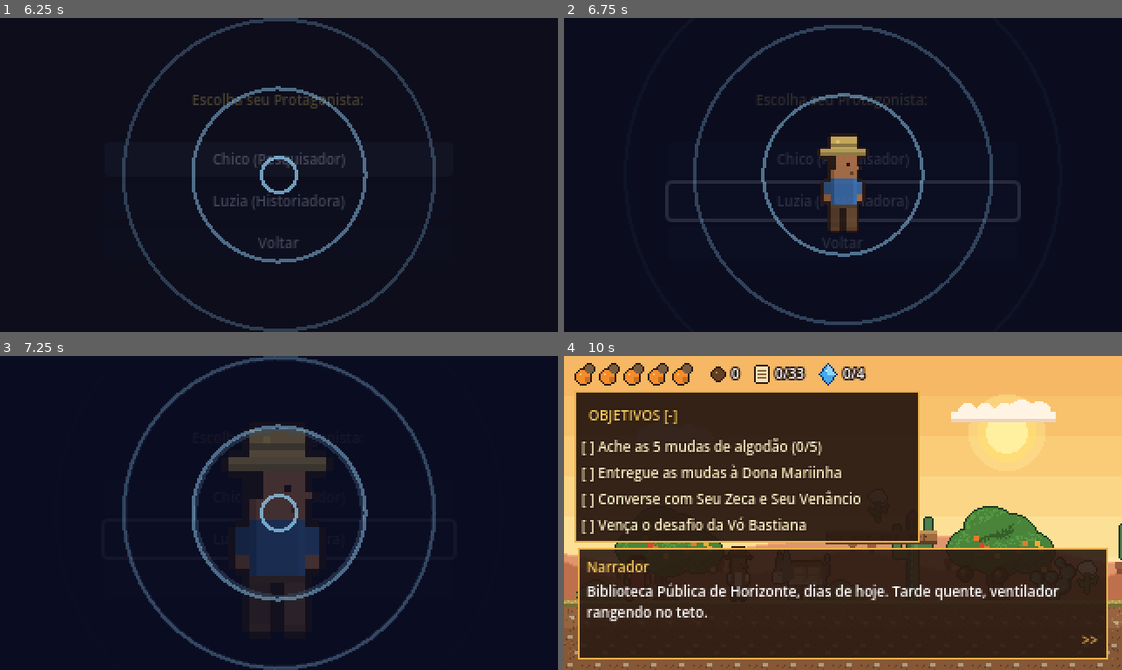
Above: before the commit, frames 1-4 (two rows, left to right).
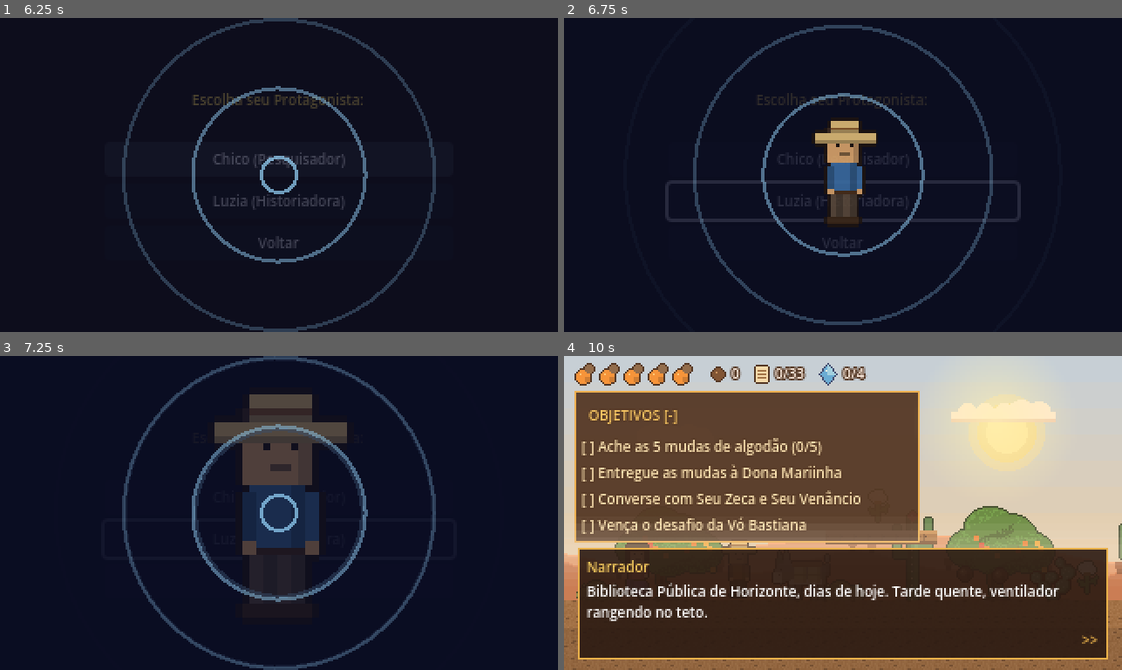
Above: after the commit, the same moments.

Repository: helicleiton/horizonte-jornada-no-tempo
Game: Godot game, scene res://scenes/ui/menu_inicial.tscn
Same seed, same stepped clock (60 frames per second), same inputs: the game is played once before the commit and once after it.
Inputs (mouse positions are in pixels of both pictures, inside the frame that each line leads up to):
- Up to frame 1 (6.25 s): click "JOGAR (FASE 1)" at 0.5 s; click "JOGAR (FASE 1)" at 1.25 s; click "ESCOLHER FASE" at 2 s; click "CRÉDITO & FONTES" at 2.75 s; click "TELA CHEIA: NÃO" at 3.5 s; click "SOM: SIM" at 4.25 s; click "NARRAÇÃO: SIM" at 5 s; click "Chico (Pesquisador)" at 5.75 s
- Up to frame 2 (6.75 s): tap Enter at 6.5 s; move the mouse to (965, 159) at 6.52 s; hold D (mover_direita) from 6.53 s (still down); hold Tab (almanaque) from 6.53 s (still down); click (965, 159) at 6.67 s
- Up to frame 3 (7.25 s): keep holding D (mover_direita); keep holding Tab (almanaque); tap Space (pular) at 6.77 s
- Up to frame 4 (10 s): release D (mover_direita) at 7.25 s; release Tab (almanaque) at 7.25 s; drag from (731, 528) to (815, 575) at 7.27 s; move the mouse to (898, 443) at 8.02 s; hold A (mover_esquerda) 8.03-8.75 s; hold M (mudo) 8.03-8.75 s; click (898, 443) at 8.17 s; drag from (815, 575) to (675, 465) at 8.77 s; move the mouse to (1010, 560) at 9.52 s; hold D (mover_direita) from 9.53 s (still down); tap Q at 9.6 s; click (1010, 560) at 9.67 s; tap Space (pular) at 9.77 s

Frame 1 is identical in both runs. In frame 2, 1.9% of the frame differs, in the area x 45-56%, y 32-69%; in frame 3, 5.7%; in frame 4, 57%, in the area x 0-100%, y 0-100%.

Commit message:
Personagens redesenhados por código (sprites detalhados) e ajustes visuais
Co-Authored-By: Claude Haiku 5.5 <noreply@anthropic.com>

Diff:
--- /dev/null
+++ b/assets/fotos/creditos.json
@@ -0,0 +1,22 @@
+{
+ "horizonte_cidade.jpg": {
+  "autor": "Macílio Gomes",
+  "licenca": "CC BY 3.0",
+  "arquivo": "File:Horizontecidade.jpg"
+ },
+ "igreja_matriz.jpg": {
+  "autor": "MACÍLIO GOMES",
+  "licenca": "CC BY 3.0",
+  "arquivo": "File:Igreja-Matriz Paróquia São João Batista - Horizonte - CE - panoramio.jpg"
+ },
+ "por_do_sol.jpg": {
+  "autor": "Migmeus AC",
+  "licenca": "CC BY-SA 3.0",
+  "arquivo": "File:Sunsethorizonte.jpg"
+ },
+ "estadio_clenilsao.jpg": {
+  "autor": "User:Mansueto77",
+  "licenca": "Public domain",
+  "arquivo": "File:Clenilsao.JPG"
+ }
+}
--- a/scripts/levels/carro_cidade.gd
+++ b/scripts/levels/carro_cidade.gd
@@ -23,6 +23,13 @@
 var _disparados := {}
 var _destino_marcado := false
 var _piscar := 0.0
+## Carros de outras pessoas na outra faixa, só para dar movimento à rua.
+var _trafego := [
+	{"x": 120.0, "faixa": 1, "v": -60.0, "cor": Color("3b6ea5")},
+	{"x": 460.0, "faixa": 1, "v": -45.0, "cor": Color("e8e2d0")},
+	{"x": 780.0, "faixa": 1, "v": -70.0, "cor": Color("2f7d4f")},
+	{"x": 1100.0, "faixa": 0, "v": -55.0, "cor": Color("d9a13b")},
+]
 
 
 func _ready() -> void:
@@ -34,6 +41,7 @@
 	_camera.limit_bottom = 200
 	add_child(_camera)
 	_camera.make_current()
+	add_child(LuzDoDia.new())
 	AudioManager.tocar_musica(MusicaFase.caminho(), -9.0)
 	AudioManager.tocar_ambiente("res://assets/audio/ambiente/dia_sertao.ogg", -15.0)
 	DialogueBox.iniciar(DIALOGOS, "abertura")
@@ -57,6 +65,8 @@
 	_camera.position = Vector2(_x + 16.0, 90.0)
 	_verificar_eventos()
 	_piscar += delta
+	for carro in _trafego:
+		carro["x"] = wrapf(float(carro["x"]) + float(carro["v"]) * delta, 0.0, LIMITE)
 	queue_redraw()
 
 
@@ -87,12 +97,17 @@
 	for pos in _gatilhos:
 		_desenhar_agente(pos)
 	_desenhar_destino()
+	for carro in _trafego:
+		_desenhar_carro(float(carro["x"]), FAIXAS_Y[int(carro["faixa"])], carro["cor"])
 	_desenhar_carro(_x, _y_carro)
 
 
 func _desenhar_ceu_e_predios() -> void:
-	draw_rect(Rect2(0, 0, LIMITE, 60), Color("f3c98b"))
-	draw_rect(Rect2(0, 60, LIMITE, 50), Color("eab67a"))
+	# Céu em degradê, do topo mais azulado até o horizonte quente.
+	for i in 22:
+		var t := i / 21.0
+		var cor := Color("c9dcef").lerp(Color("f3c98b"), t)
+		draw_rect(Rect2(0, i * 6.0, LIMITE, 6.0), cor)
 	var cores := [Color("8a6f63"), Color("a08072"), Color("6f5a52"), Color("b58f7c")]
 	for i in 30:
 		var x := i * 52.0
@@ -158,12 +173,12 @@
 				draw_rect(Rect2(x + 2 + i * 4, 102 + j * 4, 4, 4), Color("1a1a1a"))
 
 
-func _desenhar_carro(x: float, y: float) -> void:
+func _desenhar_carro(x: float, y: float, cor: Color = Color("b8322a")) -> void:
 	# sombra no asfalto
 	draw_rect(Rect2(x - 17, y + 6, 34, 3), Color(0, 0, 0, 0.35))
 	# carroceria
-	draw_rect(Rect2(x - 16, y - 9, 32, 11), Color("b8322a"))
-	draw_rect(Rect2(x - 16, y - 9, 32, 2), Color("d9554b"))
+	draw_rect(Rect2(x - 16, y - 9, 32, 11), cor)
+	draw_rect(Rect2(x - 16, y - 9, 32, 2), cor.lightened(0.2))
 	# cabine e vidros
 	draw_rect(Rect2(x - 9, y - 16, 18, 8), Color("8e2a20"))
 	draw_rect(Rect2(x - 7, y - 14, 6, 5), Color("9fd3ea"))
--- a/scripts/levels/fase_3.gd
+++ b/scripts/levels/fase_3.gd
@@ -72,6 +72,11 @@
 	const LARGURA := 320.0
 	const SEMENTE := 7
 	const BASE_Y := 128.0
+	var _tempo := 0.0
+
+	func _process(delta: float) -> void:
+		_tempo += delta
+		queue_redraw()
 
 	func _draw() -> void:
 		var sorteio := RandomNumberGenerator.new()
@@ -102,5 +107,6 @@
 		var altura := sorteio.randf_range(8.0, 14.0)
 		draw_rect(Rect2(x, topo - altura, 4.0, altura), Color("5a4c48"))
 		for i in 3:
-			var raio := 2.0 + i * 1.5
-			draw_circle(Vector2(x + 2.0 - i * 3.0, topo - altura - 3.0 - i * 4.0), raio, Color(0.8, 0.78, 0.76, 0.5))
+			var raio := 2.0 + i * 1.5 + sin(_tempo * 2.0 + x) * 0.4
+			var deriva := sin(_tempo + i) * 1.5
+			draw_circle(Vector2(x + 2.0 - i * 3.0 + deriva, topo - altura - 3.0 - i * 4.0 - fmod(_tempo * 3.0, 6.0)), raio, Color(0.8, 0.78, 0.76, 0.5))
--- a/scripts/levels/fase_teste.gd
+++ b/scripts/levels/fase_teste.gd
@@ -26,6 +26,7 @@
 	camera.limit_right = limite_direito
 	camera.limit_bottom = 200
 	GameState.jogador_morreu.connect(_on_jogador_morreu)
+	add_child(LuzDoDia.new())
 	_montar_fundo()
 	_decorar_terreno()
 	_colocar_cenario()
@@ -79,9 +80,13 @@
 		return
 	for filho in fundo.get_children():
 		filho.queue_free()
-	var ceu := TextureRect.new()
-	ceu.texture = _tex("ceu")
-	fundo.add_child(ceu)
+	# Céu em degradê: do azul claro do alto ao tom quente do horizonte.
+	for i in 12:
+		var faixa := ColorRect.new()
+		faixa.color = Color("b9d6ee").lerp(Color("f6d39a"), i / 11.0)
+		faixa.position = Vector2(0, i * 15.0)
+		faixa.size = Vector2(320, 16.0)
+		fundo.add_child(faixa)
 	var sol := TextureRect.new()
 	sol.texture = _tex("sol")
 	sol.position = Vector2(232, 22)
@@ -156,6 +161,14 @@
 	s.flip_h = espelhar
 	s.z_index = z
 	add_child(s)
+	# Sombra no chão, embaixo do objeto, para ele não parecer flutuar.
+	var sombra := ColorRect.new()
+	var largura := textura.get_width() * 0.7
+	sombra.color = Color(0, 0, 0, 0.22)
+	sombra.position = Vector2(x - largura / 2.0, base_y - 2.0)
+	sombra.size = Vector2(largura, 3.0)
+	sombra.z_index = z - 1
+	add_child(sombra)
 
 
 func _colocar_cenario() -> void:
--- a/scripts/npc/npc.gd
+++ b/scripts/npc/npc.gd
@@ -14,6 +14,7 @@
 
 var _indicador: Label
 var _sprite: AnimatedSprite2D
+var _tempo := 0.0
 
 
 func _ready() -> void:
@@ -38,6 +39,16 @@
 	body_exited.connect(_on_body_exited)
 
 
+func _process(delta: float) -> void:
+	# Respiração leve em repouso; balanço mais vivo quando a pessoa está falando.
+	_tempo += delta
+	if _sprite:
+		var falando := DialogueBox.ativo and DialogueBox._id == id_dialogo
+		var velocidade := 9.0 if falando else 2.5
+		var amplitude := 0.6 if falando else 0.25
+		_sprite.position.y = -17.0 + sin(_tempo * velocidade) * amplitude
+
+
 func interagir(jogador: Node) -> void:
 	DialogueBox.iniciar(arquivo_dialogos, id_dialogo, jogador)
 
--- a/scripts/player/player.gd
+++ b/scripts/player/player.gd
@@ -66,9 +66,13 @@
 @onready var _area_interacao: Area2D = $AreaInteracao
 
 
+var _poeira: CPUParticles2D
+
+
 func _ready() -> void:
 	add_to_group("jogador")
 	_calcular_fisica_do_pulo()
+	_criar_poeira()
 	GameState.jogador_morreu.connect(_on_jogador_morreu)
 	_criar_sprite()
 	pulou.connect(func() -> void: AudioManager.tocar("pulo"))
@@ -92,6 +96,29 @@
 	_velocidade_pulo = -2.0 * altura_pulo / tempo_subida
 	_gravidade_subida = 2.0 * altura_pulo / pow(tempo_subida, 2)
 	_gravidade_descida = 2.0 * altura_pulo / pow(tempo_descida, 2)
+
+
+## Pequenas nuvens de poeira enquanto o jogador corre pelo chão.
+func _criar_poeira() -> void:
+	_poeira = CPUParticles2D.new()
+	_poeira.position = Vector2(0, -2)
+	_poeira.amount = 6
+	_poeira.lifetime = 0.45
+	_poeira.emitting = false
+	_poeira.direction = Vector2(0, -1)
+	_poeira.spread = 40.0
+	_poeira.initial_velocity_min = 8.0
+	_poeira.initial_velocity_max = 18.0
+	_poeira.gravity = Vector2(0, 30)
+	_poeira.scale_amount_min = 1.0
+	_poeira.scale_amount_max = 2.0
+	_poeira.color = Color(0.75, 0.6, 0.45, 0.7)
+	add_child(_poeira)
+
+
+func _process(_delta: float) -> void:
+	if _poeira:
+		_poeira.emitting = is_on_floor() and absf(velocity.x) > 60.0 and estado == Estado.NORMAL
 
 
 func _physics_process(delta: float) -> void:
--- a/scripts/ui/transicao_tempo.gd
+++ b/scripts/ui/transicao_tempo.gd
@@ -17,6 +17,15 @@
 	"res://scenes/levels/fase9.tscn": "2020 a 2026 · Os anos recentes",
 }
 
+## Fotos reais da cidade por fase: arquivo em assets/fotos e crédito da licença.
+const FOTOS := {
+	"res://scenes/levels/fase4.tscn": ["horizonte_cidade.jpg", "Foto: Macílio Gomes (CC BY 3.0), Wikimedia Commons"],
+	"res://scenes/levels/fase6.tscn": ["por_do_sol.jpg", "Foto: Migmeus AC (CC BY-SA 3.0), Wikimedia Commons"],
+	"res://scenes/levels/fase7.tscn": ["igreja_matriz.jpg", "Foto: Macílio Gomes (CC BY 3.0), Wikimedia Commons"],
+	"res://scenes/levels/fase_carro.tscn": ["horizonte_cidade.jpg", "Foto: Macílio Gomes (CC BY 3.0), Wikimedia Commons"],
+	"res://scenes/levels/fase9.tscn": ["estadio_clenilsao.jpg", "Foto: Mansueto77 (domínio público), Wikimedia Commons"],
+}
+
 var caminho := ""
 var _progresso := 0.0
 var _viajante: TextureRect
@@ -24,6 +33,8 @@
 var _veu: ColorRect
 var _flash: ColorRect
 var _aneis: Aneis
+var _foto: TextureRect
+var _credito: Label
 
 
 func _ready() -> void:
@@ -65,6 +76,22 @@
 	_aneis.set_anchors_and_offsets_preset(Control.PRESET_FULL_RECT)
 	add_child(_aneis)
 
+	_foto = TextureRect.new()
+	_foto.stretch_mode = TextureRect.STRETCH_KEEP_ASPECT_CENTERED
+	_foto.set_anchors_and_offsets_preset(Control.PRESET_FULL_RECT)
+	_foto.offset_top = 40
+	_foto.offset_bottom = -30
+	_foto.modulate.a = 0.0
+	add_child(_foto)
+	_credito = Label.new()
+	_credito.horizontal_alignment = HORIZONTAL_ALIGNMENT_CENTER
+	_credito.set_anchors_and_offsets_preset(Control.PRESET_BOTTOM_WIDE)
+	_credito.offset_top = -22
+	_credito.add_theme_font_size_override("font_size", 8)
+	_credito.add_theme_color_override("font_color", Color("f0e2b6"))
+	_credito.modulate.a = 0.0
+	add_child(_credito)
+
 	_flash = ColorRect.new()
 	_flash.color = Color(1, 1, 1, 0.0)
 	_flash.set_anchors_and_offsets_preset(Control.PRESET_FULL_RECT)
@@ -77,6 +104,18 @@
 	sequencia.parallel().tween_property(_viajante, "scale", Vector2(1, 1), 0.9).set_trans(Tween.TRANS_BACK)
 	sequencia.tween_property(_legenda, "modulate:a", 1.0, 0.4)
 	sequencia.tween_interval(0.5)
+	if FOTOS.has(caminho):
+		var dados: Array = FOTOS[caminho]
+		_foto.texture = load("res://assets/fotos/%s" % dados[0])
+		_credito.text = dados[1]
+		sequencia.tween_property(_veu, "color:a", 0.92, 0.3)
+		sequencia.parallel().tween_property(_viajante, "modulate:a", 0.0, 0.3)
+		sequencia.parallel().tween_property(_legenda, "modulate:a", 0.0, 0.3)
+		sequencia.tween_property(_foto, "modulate:a", 1.0, 0.5)
+		sequencia.parallel().tween_property(_credito, "modulate:a", 1.0, 0.5)
+		sequencia.tween_interval(2.2)
+		sequencia.tween_property(_foto, "modulate:a", 0.0, 0.4)
+		sequencia.parallel().tween_property(_credito, "modulate:a", 0.0, 0.4)
 	sequencia.tween_property(_flash, "color:a", 1.0, 0.25)
 	sequencia.tween_callback(_trocar)
 
--- /dev/null
+++ b/scripts/util/luz_do_dia.gd
@@ -0,0 +1,54 @@
+class_name LuzDoDia
+extends CanvasLayer
+## Luz do dia sobre o cenário: começa com um tom quente de amanhecer, com uma névoa
+## leve no horizonte, e vai clareando até o meio-dia em poucos minutos.
+
+## Tempo, em segundos, para a luz chegar ao meio-dia.
+@export var duracao := 150.0
+
+var _tempo := 0.0
+var _brilho: TextureRect
+var _tinta: ColorRect
+var _nevoa: Array[ColorRect] = []
+
+
+func _ready() -> void:
+	layer = 2
+	_tinta = ColorRect.new()
+	_tinta.set_anchors_and_offsets_preset(Control.PRESET_FULL_RECT)
+	_tinta.mouse_filter = Control.MOUSE_FILTER_IGNORE
+	add_child(_tinta)
+	# Brilho do sol: um halo suave que pulsa devagar em volta do sol.
+	var degrade := Gradient.new()
+	degrade.set_color(0, Color(1.0, 0.95, 0.7, 0.9))
+	degrade.set_color(1, Color(1.0, 0.95, 0.7, 0.0))
+	var radial := GradientTexture2D.new()
+	radial.gradient = degrade
+	radial.fill = GradientTexture2D.FILL_RADIAL
+	radial.fill_from = Vector2(0.5, 0.5)
+	radial.fill_to = Vector2(1.0, 0.5)
+	_brilho = TextureRect.new()
+	_brilho.texture = radial
+	_brilho.size = Vector2(96, 96)
+	_brilho.position = Vector2(200, -10)
+	_brilho.mouse_filter = Control.MOUSE_FILTER_IGNORE
+	add_child(_brilho)
+	# Faixas finas no horizonte, mais fortes no meio, para a névoa não ter bordas duras.
+	for i in 10:
+		var faixa := ColorRect.new()
+		faixa.color = Color(0.96, 0.9, 0.82, 0.0)
+		faixa.position = Vector2(0, 92 + i * 4)
+		faixa.size = Vector2(320, 4)
+		faixa.mouse_filter = Control.MOUSE_FILTER_IGNORE
+		add_child(faixa)
+		_nevoa.append(faixa)
+
+
+func _process(delta: float) -> void:
+	_tempo += delta
+	_brilho.modulate.a = 0.75 + sin(_tempo * 1.2) * 0.15
+	var t := clampf(_tempo / duracao, 0.0, 1.0)
+	_tinta.color = Color(1.0, 0.7, 0.45, 0.2 * (1.0 - t))
+	for i in _nevoa.size():
+		var pico := 1.0 - absf((i - 4.5) / 5.0)
+		_nevoa[i].color.a = 0.35 * pico * (1.0 - t)
Binary file added: assets/fotos/estadio_clenilsao.jpg
Not shown, added: assets/fotos/estadio_clenilsao.jpg.import
Binary file added: assets/fotos/horizonte_cidade.jpg
Not shown, added: assets/fotos/horizonte_cidade.jpg.import
Binary file added: assets/fotos/igreja_matriz.jpg
Not shown, added: assets/fotos/igreja_matriz.jpg.import
Binary file added: assets/fotos/por_do_sol.jpg
Not shown, added: assets/fotos/por_do_sol.jpg.import
Binary file changed: assets/sprites/bastiana.png
Binary file changed: assets/sprites/chao_fundo.png
Binary file changed: assets/sprites/chao_topo.png
Binary file changed: assets/sprites/chico.png
(and 7 more such lines)
